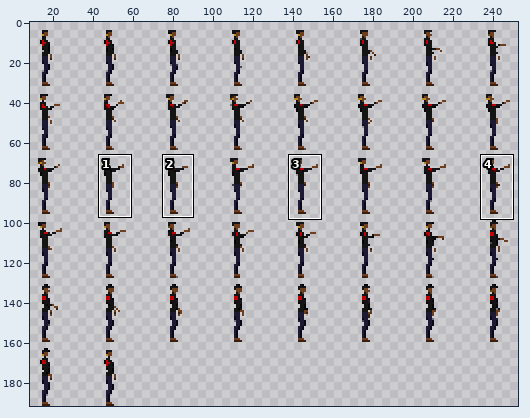
Sprite sheet: Assets/SpriteSheets/Player/player_interact_8.png. Above, an overview of the earlier version with the close-up marked.
Close-up. Before:
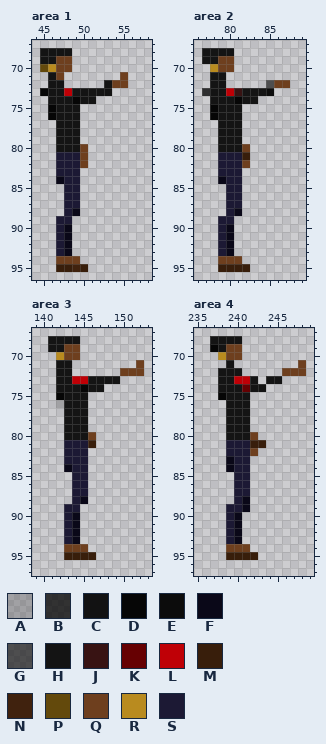
The file is 256x192 pixels. Pixels under 10% opacity are left out. Colours within 5 levels of each other are drawn and written as one. Shown: area 1: x 44..58, y 67..96; area 2: x 76..89, y 67..96; area 3: x 139..153, y 67..97; area 4: x 235..249, y 67..97. The wide view leaves out empty margins. The commit also changed other parts of the picture, which this record leaves out.
Palette (. is transparent): A #06060638  B #060606c7  C #060606ef  D #060606  E #0c0c0c  F #0a0818  G #141414af  H #141414  J #381313  K #660002  L #bf0006  M #381e0b  N #40220e  P #63490c  Q #6e3f1e  R #b98b1f  S #1c1934
Once edited:
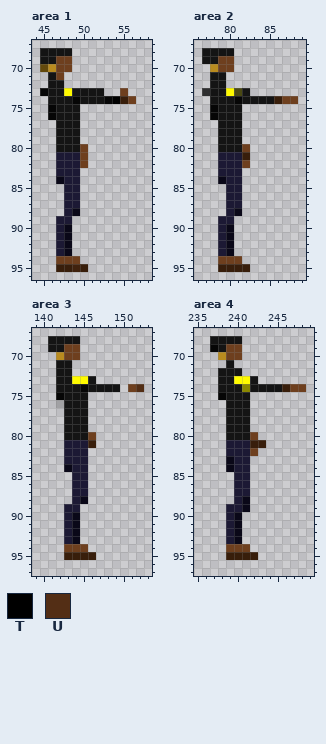
Colours new in this view: T #000000  U #532e15
Change:
@@ palette @@
-J #381313
+J #4a4913
-K #660002
+K #8b8800
-L #bf0006
+L #fffa00
--- area 1
@@ x 50..58 @@
 70 .........
-71 .....Q...
-72 ...HQQ...
-73 HHHC.....
-74 HH.......
+71 .........
+72 .........
+73 HHH..Q...
+74 HHHDTMQ..
 75 .........
--- area 2
@@ x 81..89 @@
 71 .........
-72 ....GQQ..
-73 JHHHE....
-74 DHH......
+72 .........
+73 JH.......
+74 DHHHHMQQ.
 75 H........
--- area 3
@@ x 145..153 @@
 70 .........
-71 .......Q.
-72 .....QQQ.
-73 LHHHH....
-74 DHH......
+71 .........
+72 .........
+73 LH.......
+74 DHHHH.QU.
 75 H........
--- area 4
@@ x 242..249 @@
 70 ........
-71 ......Q.
-72 ....QQQ.
-73 H.HH....
-74 HH......
+71 ........
+72 ........
+73 H.......
+74 HHHHMQQ.
 75 ........
Pixel boxes of the changes (left, top, right, bottom) in both close-ups:
changed: (64, 72, 136, 104)
changed: (226, 80, 298, 104)
changed: (72, 360, 144, 392)
changed: (234, 360, 306, 392)
